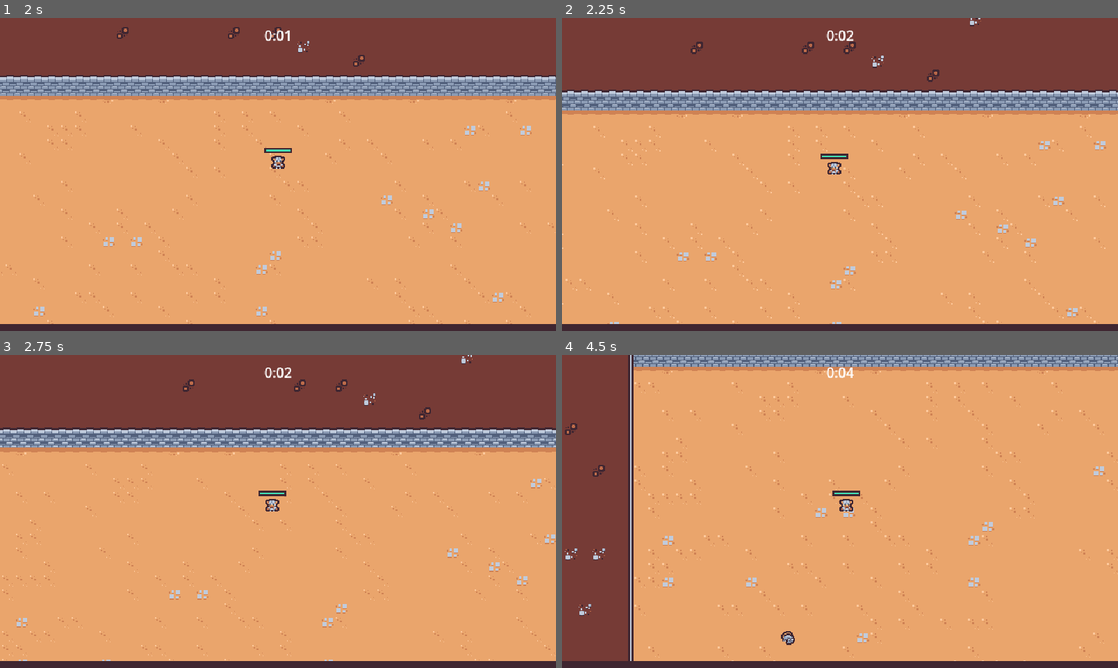
Above: before the commit, frames 1-4 (two rows, left to right).
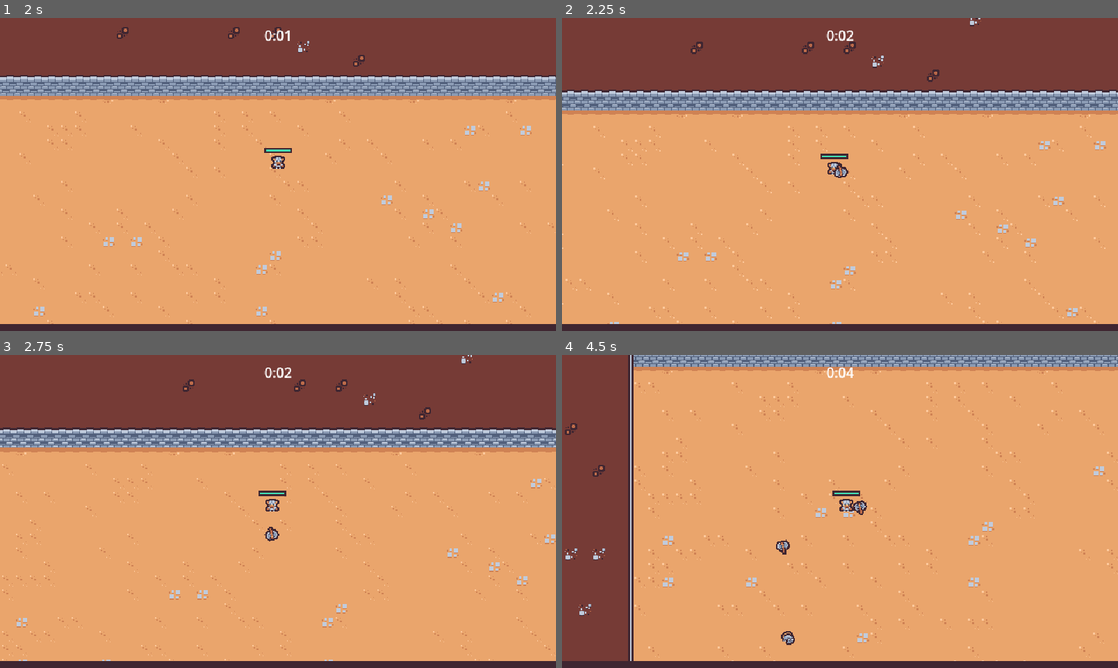
Above: after the commit, the same moments.

Repository: bseth15/2DSurvivorsCourse
Game: Godot game, scene res://scenes/main/main.tscn
Two runs of this game, one before a commit and one after it. Both use one fixed random seed, a clock stepped at 60 frames per second and the inputs below.
Inputs (mouse positions are in pixels of both pictures, inside the frame that each line leads up to):
- Up to frame 1 (2 s): move the mouse to (250, 237) at 0.52 s; press the mouse at (250, 237) at 0.53 s; hold W (move_up) from 0.53 s (still down); move the mouse to (444, 221) at 1.27 s; release the mouse at (444, 221) at 1.28 s; click (444, 221) at 1.35 s
- Up to frame 2 (2.25 s): move the mouse to (673, 127) at 2.02 s; release W (move_up) at 2.03 s; press the mouse at (673, 127) at 2.03 s; hold A (move_left) from 2.03 s (still down)
- Up to frame 3 (2.75 s): keep holding A (move_left)
- Up to frame 4 (4.5 s): move the mouse to (867, 511) at 2.77 s; release the mouse at (867, 511) at 2.78 s; click (867, 511) at 2.85 s; move the mouse to (756, 433) at 3.52 s; release A (move_left) at 3.53 s; press the mouse at (756, 433) at 3.53 s; hold S (move_down) 3.53-4.28 s; move the mouse to (962, 495) at 4.27 s; release the mouse at (962, 495) at 4.28 s; hold D (move_right) from 4.28 s (still down); click (962, 495) at 4.35 s

Frame 1 is identical in both runs. In frame 2, less than 0.1% of the frame differs, in the area x 48-52%, y 46-52%; in frame 3, less than 0.1%; in frame 4, 0.2%, in the area x 38-55%, y 46-64%.

Commit message:
add axe ability

Diff:
--- /dev/null
+++ b/scenes/abilities/axe_ability/axe_ability.gd
@@ -0,0 +1,26 @@
+extends Node2D
+
+const MAX_RADIUS = 100
+
+@onready var hitbox_component = $HitboxComponent
+
+var base_rotation = Vector2.RIGHT
+
+
+func _ready() -> void:
+	base_rotation = Vector2.RIGHT.rotated(randf_range(0, TAU))
+	var tween = create_tween()
+	tween.tween_method(tween_method, 0.0, 2.0, 3)
+	tween.tween_callback(queue_free)
+
+
+func tween_method(rotations: float):
+	var percent = rotations / 2
+	var current_radius = percent * MAX_RADIUS
+	var current_direction = base_rotation.rotated(rotations * TAU)
+
+	var player = get_tree().get_first_node_in_group("player")
+	if player == null:
+		return
+
+	global_position = player.global_position + (current_direction * current_radius)
--- /dev/null
+++ b/scenes/abilities/axe_ability/axe_ability.tscn
@@ -0,0 +1,66 @@
+[gd_scene load_steps=8 format=3 uid="uid://dhlni6jb300sy"]
+
+[ext_resource type="Texture2D" uid="uid://cu3pigi10xla8" path="res://scenes/abilities/axe_ability/axe.png" id="1_j7mqu"]
+[ext_resource type="Script" path="res://scenes/abilities/axe_ability/axe_ability.gd" id="1_se5fm"]
+[ext_resource type="PackedScene" uid="uid://ddn6cfrgtfc5n" path="res://scenes/component/hitbox_component.tscn" id="3_f255b"]
+
+[sub_resource type="Animation" id="Animation_vvh2v"]
+resource_name = "default"
+length = 0.5
+loop_mode = 1
+tracks/0/type = "value"
+tracks/0/imported = false
+tracks/0/enabled = true
+tracks/0/path = NodePath("Sprite2D:rotation")
+tracks/0/interp = 1
+tracks/0/loop_wrap = true
+tracks/0/keys = {
+"times": PackedFloat32Array(0, 0.5),
+"transitions": PackedFloat32Array(1, 1),
+"update": 0,
+"values": [0.0, 6.28319]
+}
+
+[sub_resource type="Animation" id="Animation_eotga"]
+length = 0.001
+tracks/0/type = "value"
+tracks/0/imported = false
+tracks/0/enabled = true
+tracks/0/path = NodePath("Sprite2D:rotation")
+tracks/0/interp = 1
+tracks/0/loop_wrap = true
+tracks/0/keys = {
+"times": PackedFloat32Array(0),
+"transitions": PackedFloat32Array(1),
+"update": 0,
+"values": [0.0]
+}
+
+[sub_resource type="AnimationLibrary" id="AnimationLibrary_rgv0x"]
+_data = {
+"RESET": SubResource("Animation_eotga"),
+"default": SubResource("Animation_vvh2v")
+}
+
+[sub_resource type="CircleShape2D" id="CircleShape2D_27vdm"]
+
+[node name="AxeAbility" type="Node2D"]
+script = ExtResource("1_se5fm")
+
+[node name="AnimationPlayer" type="AnimationPlayer" parent="."]
+autoplay = "default"
+libraries = {
+"": SubResource("AnimationLibrary_rgv0x")
+}
+
+[node name="Sprite2D" type="Sprite2D" parent="."]
+texture = ExtResource("1_j7mqu")
+metadata/_edit_lock_ = true
+
+[node name="HitboxComponent" parent="." instance=ExtResource("3_f255b")]
+visible = false
+metadata/_edit_lock_ = true
+
+[node name="CollisionShape2D" type="CollisionShape2D" parent="HitboxComponent"]
+shape = SubResource("CircleShape2D_27vdm")
+metadata/_edit_lock_ = true
--- /dev/null
+++ b/scenes/abilities/axe_ability_controller/axe_ability_controller.gd
@@ -0,0 +1,24 @@
+extends Node
+
+@export var axe_ability_scene: PackedScene
+
+var damage = 10
+
+
+func _ready() -> void:
+	$Timer.timeout.connect(on_timer_timeout)
+
+
+func on_timer_timeout() -> void:
+	var player = get_tree().get_first_node_in_group("player") as Node2D
+	if player == null:
+		return
+
+	var foreground = get_tree().get_first_node_in_group("foreground_layer") as Node2D
+	if foreground == null:
+		return
+
+	var axe_instance = axe_ability_scene.instantiate() as Node2D
+	foreground.add_child(axe_instance)
+	axe_instance.global_position = player.global_position
+	axe_instance.hitbox_component.damage = damage
--- /dev/null
+++ b/scenes/abilities/axe_ability_controller/axe_ability_controller.tscn
@@ -0,0 +1,12 @@
+[gd_scene load_steps=3 format=3 uid="uid://ru4sttqcshjo"]
+
+[ext_resource type="Script" path="res://scenes/abilities/axe_ability_controller/axe_ability_controller.gd" id="1_o7od4"]
+[ext_resource type="PackedScene" uid="uid://dhlni6jb300sy" path="res://scenes/abilities/axe_ability/axe_ability.tscn" id="2_hpq5k"]
+
+[node name="AxeAbilityController" type="Node"]
+script = ExtResource("1_o7od4")
+axe_ability_scene = ExtResource("2_hpq5k")
+
+[node name="Timer" type="Timer" parent="."]
+wait_time = 2.0
+autostart = true
--- a/scenes/game_object/player/player.tscn
+++ b/scenes/game_object/player/player.tscn
@@ -1,9 +1,10 @@
-[gd_scene load_steps=10 format=3 uid="uid://vxq7tghgwdy2"]
+[gd_scene load_steps=11 format=3 uid="uid://vxq7tghgwdy2"]
 
 [ext_resource type="Texture2D" uid="uid://cc6ahyngo23s8" path="res://scenes/game_object/player/player.png" id="1_8i67n"]
 [ext_resource type="Script" path="res://scenes/game_object/player/player.gd" id="1_a4rh4"]
 [ext_resource type="PackedScene" uid="uid://cf3njyix76t8y" path="res://scenes/component/health_component.tscn" id="2_p1xk3"]
 [ext_resource type="PackedScene" uid="uid://bkb8dobrjdeli" path="res://scenes/abilities/sword_ability_controller/sword_ability_controller.tscn" id="2_s4k3b"]
+[ext_resource type="PackedScene" uid="uid://ru4sttqcshjo" path="res://scenes/abilities/axe_ability_controller/axe_ability_controller.tscn" id="4_qoqb7"]
 
 [sub_resource type="StyleBoxFlat" id="StyleBoxFlat_7mwt1"]
 bg_color = Color(0.247059, 0.14902, 0.192157, 1)
@@ -35,6 +36,8 @@
 [node name="AbilityManager" type="Node" parent="."]
 
 [node name="SwordAbilityController" parent="AbilityManager" instance=ExtResource("2_s4k3b")]
+
+[node name="AxeAbilityController" parent="AbilityManager" instance=ExtResource("4_qoqb7")]
 
 [node name="DamageIntervalTimer" type="Timer" parent="."]
 wait_time = 0.5
Binary file added: scenes/abilities/axe_ability/axe.png
Not shown, added: scenes/abilities/axe_ability/axe.png.import
